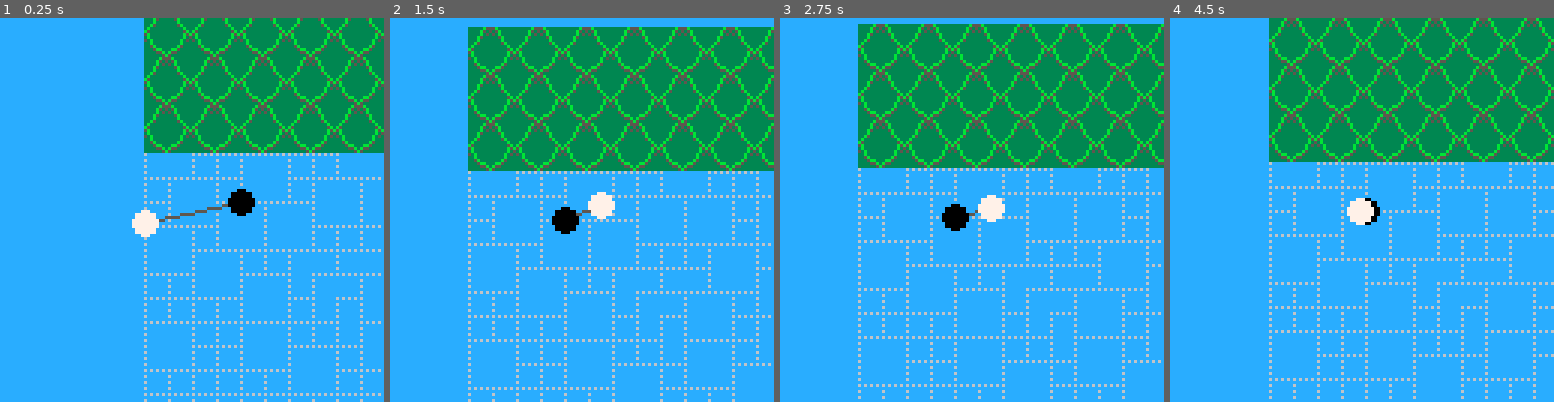
Above: before the commit, frames 1-4 (left to right).
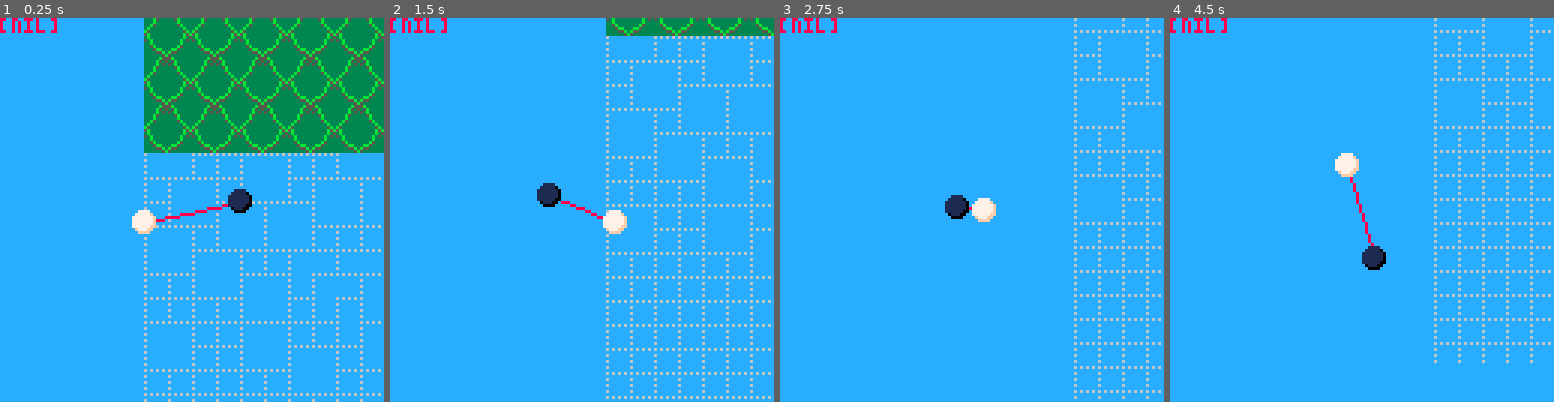
Above: after the commit, the same moments.

Repository: slembcke/ggj22
Game: PICO-8 cartridge ggj22.p8
Two runs of this game, one before a commit and one after it. Both use one fixed random seed, a clock stepped at 60 frames per second and the inputs below.
Inputs:
- Up to frame 1 (0.25 s): no input
- Up to frame 2 (1.5 s): tap X (X key) at 0.33, 1.07 s; tap O (Z key) at 0.7 s
- Up to frame 3 (2.75 s): hold Right 1.6-2.1 s; tap O (Z key) at 1.7, 2.1, 2.5 s; tap X (X key) at 1.85 s; hold Up 2.15-2.42 s; hold Right from 2.47 s (still down)
- Up to frame 4 (4.5 s): tap O (Z key) every 0.4 s from 2.9 to 4.1 s; tap X (X key) at 2.97, 4.08 s; release Right at 3.03 s; hold Left 3.08-3.58 s; hold Down 3.63-3.97 s; hold Right from 4.02 s (still down)

The runs differ from the first frame. In frame 1, 0.8% of the frame differs, in the area x 0-67%, y 0-58%; in frame 2, 38%, in the area x 0-100%, y 0-100%; in frame 3, 35%; in frame 4, 35%.

Commit message:
Working on movement.

Diff:
--- a/ggj22.p8
+++ b/ggj22.p8
@@ -24,9 +24,12 @@
 	dot.x0, dot.y0 = x, y
 end
 
+GRAB_BLACK = 0b01
+GRAB_WHITE = 0b10
+GRAB_BOTH = 0b11
+
 TILE_PROPS = {
-	[0] = {can_grab = true},
-	default = {can_grab = false},
+	default = {grab = GRAB_BOTH},
 }
 
 function get_tile_prop(dot)
@@ -35,33 +38,25 @@
 end
 
 dots = {
-	{x0=32, y0=64, x1=32, y1=64, m_inv=1},
-	{x0=96, y0=64, x1=96, y1=64, m_inv=1},
+	{x0=32, y0=64, x1=32, y1=64, m_inv=1, grab = GRAB_BLACK},
+	{x0=96, y0=64, x1=96, y1=64, m_inv=1, grab = GRAB_WHITE},
 }
 
-swap = true
-
+anchor, swing = dots[1], dots[2]
 function _update60()
-	local anchor, swing
-	if swap then
-		anchor, swing = dots[1], dots[2]
-	else
-		anchor, swing = dots[2], dots[1]
-	end
-
 	local btn5 = btn(5)
 	local btn5_down = btn5 and not _btn5
 	local btn5_up = not btn5 and _btn5
 	_btn5 = btn5
 
-	-- if btn5_down then swap = not swap end
+	if btn5_down then wants_to_grab = true end
+	if btn5_up then wants_to_grab = false end
 
-	if btn5_down then foobar = true end
-	if btn5_up then foobar = false end
-
-	if foobar and get_tile_prop(swing).can_grab then
-		swap = not swap
-		foobar = false
+	local can_grab = band(get_tile_prop(swing).grab, swing.grab) != 0
+	if wants_to_grab and can_grab then
+		anchor, swing = swing, anchor
+		wants_to_grab = false
+		return
 	end
 
 	anchor.x0 = anchor.x1
@@ -100,13 +95,62 @@
 	)
 
 	map(0, 0, 0, 0)
-	line(dot0.x1, dot0.y1, dot1.x1, dot1.y1, 5)
-	circfill(dot0.x1, dot0.y1, 4, 0)
-	circfill(dot1.x1, dot1.y1, 4, 7)
+	line(dot0.x1, dot0.y1, dot1.x1, dot1.y1, 8)
+	palt(0x0080) -- Red transparent
+	spr(122, dot0.x1 - 4, dot0.y1 - 4)
+	spr(123, dot1.x1 - 4, dot1.y1 - 4)
 
 	camera()
-	if dbg_msg then print(dbg_msg) end
+	print(dbg_msg)
 end
+…(48 lines of a section not shown)…
 
 
 
Not shown, changed: 48 lines of the sprite sheet (__gfx__) section of ggj22.p8
